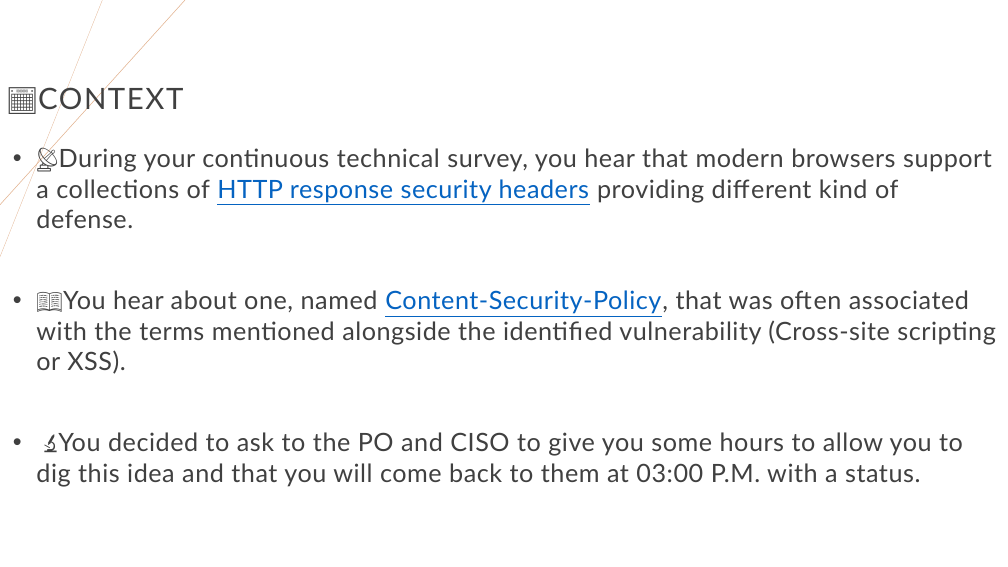
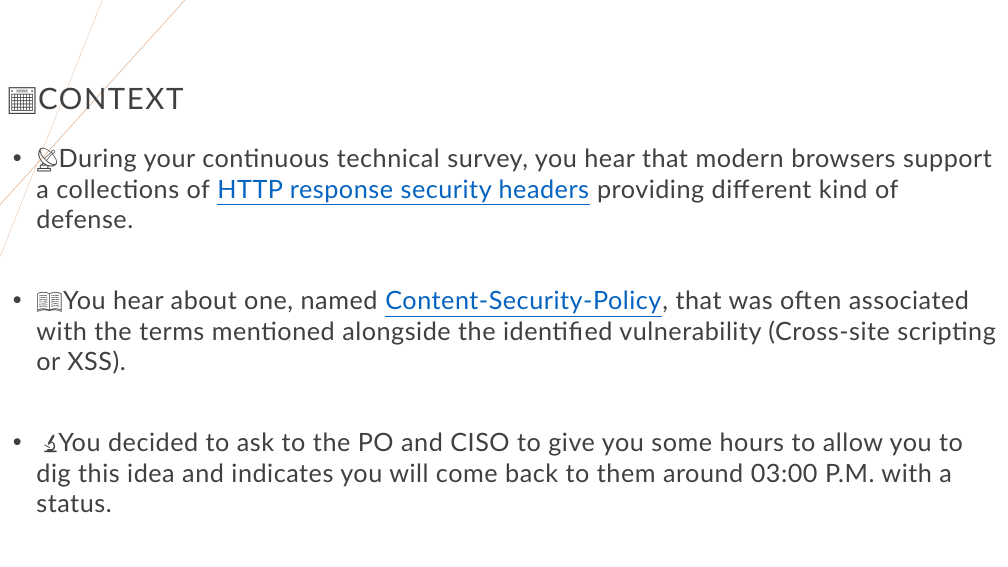
Before and after one commit to righettod/voxxeddays-lux-2024, a slide deck: slide 6 of presentation.pptx. Drawn at 1008x567 pixels with LibreOffice and Linux fonts; fonts in the diff are those of the drawing. Boxes give left, top, right and bottom in pixels: in the first picture for what was removed or moved away, otherwise in the second. Text is boxed around its words. In the diff, an @@ line names an element or a change of style, - is before the commit and + after.

```diff
--- a/presentation.pptx
+++ b/presentation.pptx
@@ text at <box>36,432,963,512</box>: text changed @@
-• 🔬You decided to ask to the PO and CISO to give you some hours to allow you to dig this idea and that you will come back to them at 03:00 P.M. with a status.
+• 🔬You decided to ask to the PO and CISO to give you some hours to allow you to dig this idea and indicates you will come back to them around 03:00 P.M. with a status.
```
Also in this commit, not shown: 19 other slides changed, 1 slide added.
